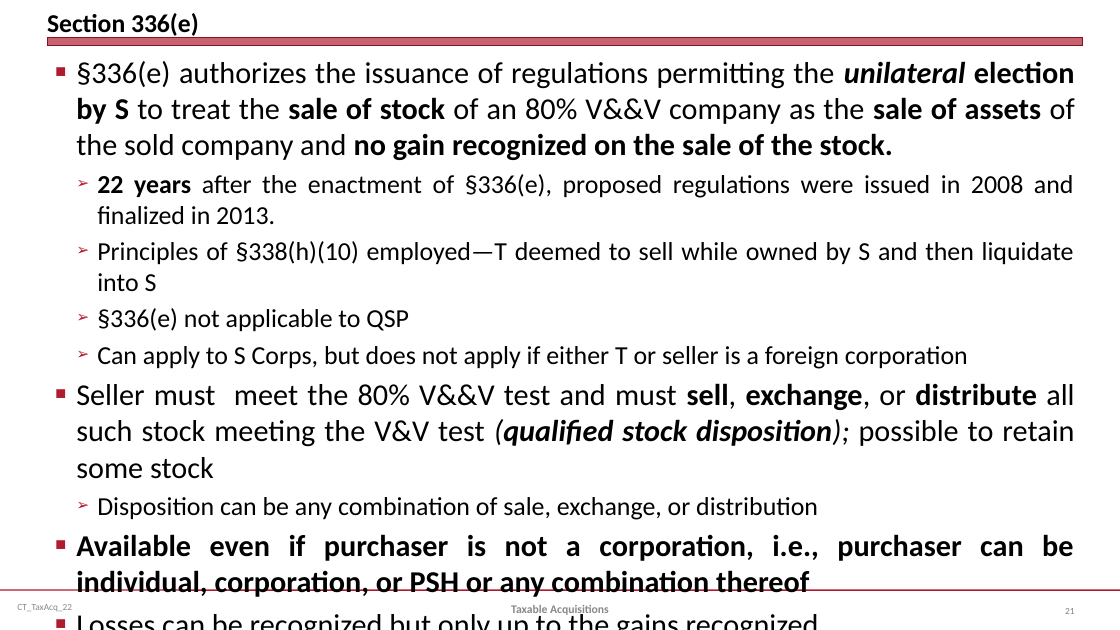
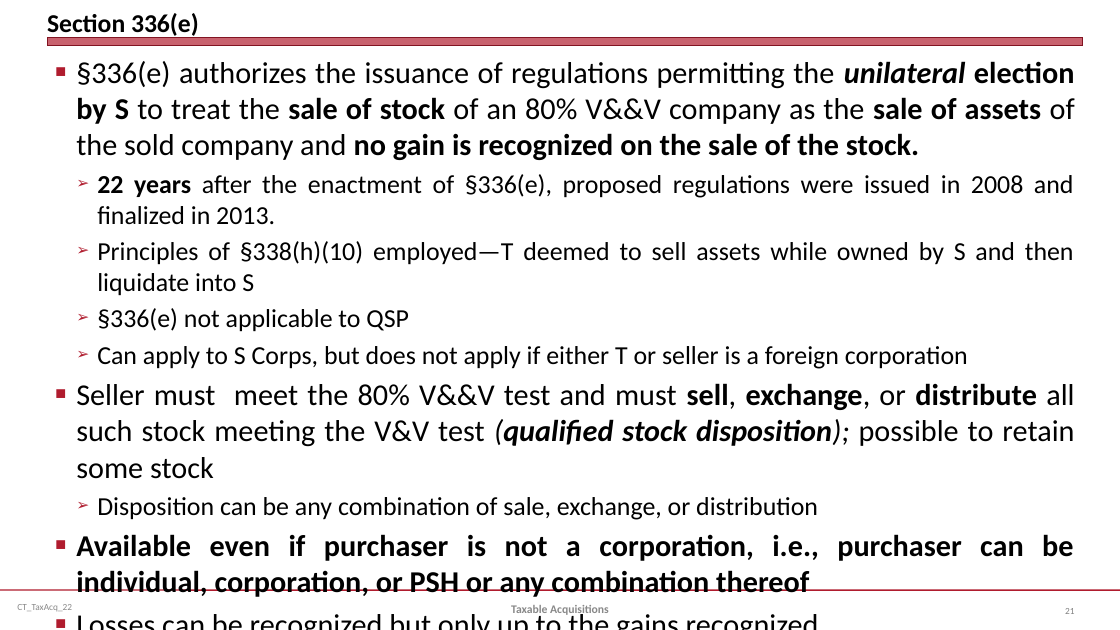
Before and after one commit to jmc877/Corporate-Tax, a slide deck: slide 21 of slides/CT_TaxAcq_22.pptx. Drawn at 1120x630 pixels with LibreOffice and Linux fonts; fonts in the diff are those of the drawing. Boxes give left, top, right and bottom in pixels: in the first picture for what was removed or moved away, otherwise in the second. Text is boxed around its words. In the diff, an @@ line names an element or a change of style, - is before the commit and + after.

```diff
--- a/slides/CT_TaxAcq_22.pptx
+++ b/slides/CT_TaxAcq_22.pptx
@@ text at box(76, 61, 1075, 160): text changed @@
-■ §336(e) authorizes the issuance of regulations permitting the unilateral election by S to treat the sale of stock of an 80% V&&V company as the sale of assets of the sold company and no gain recognized on the sale of the stock.
+■ §336(e) authorizes the issuance of regulations permitting the unilateral election by S to treat the sale of stock of an 80% V&&V company as the sale of assets of the sold company and no gain is recognized on the sale of the stock.
@@ text at box(97, 241, 1074, 296): text changed @@
-  ➢ Principles of §338(h)(10) employed—T deemed to sell while owned by S and then liquidate into S
+  ➢ Principles of §338(h)(10) employed—T deemed to sell assets while owned by S and then liquidate into S
```
Also in this commit, not shown: 1 other slide changed.
